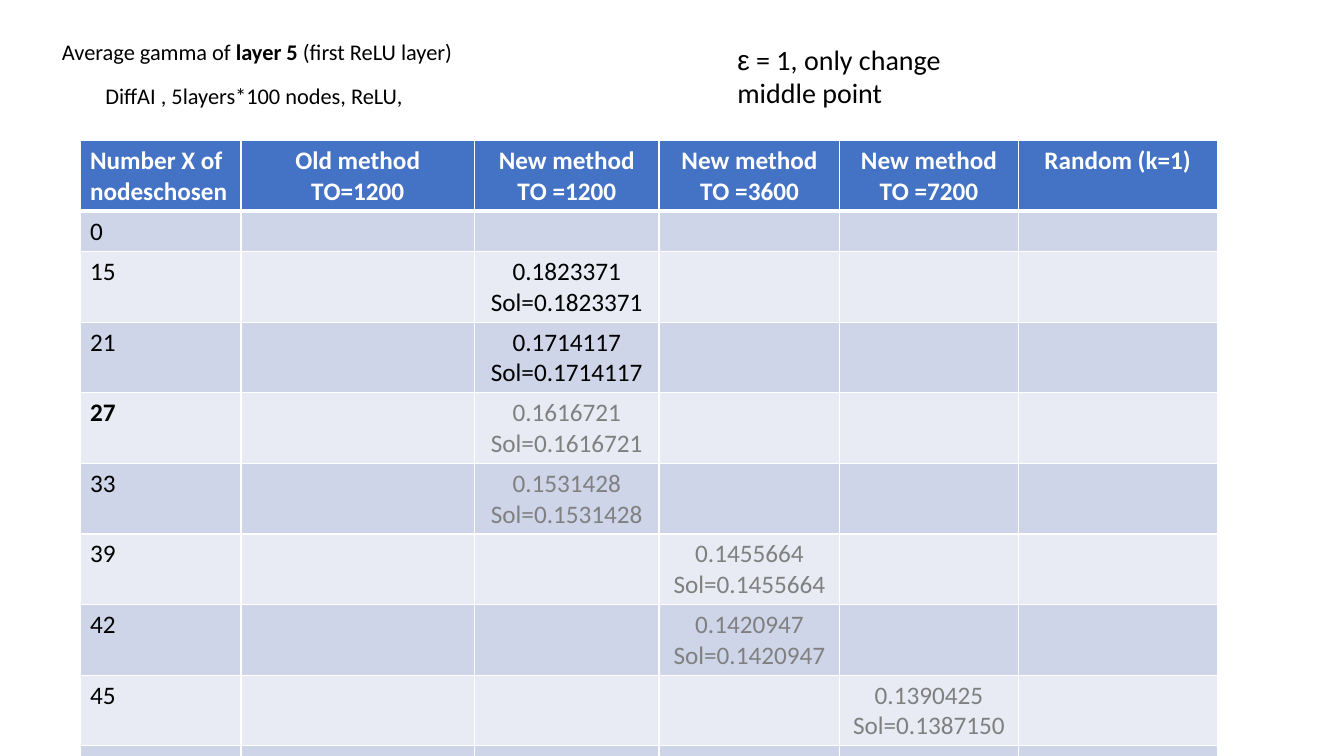
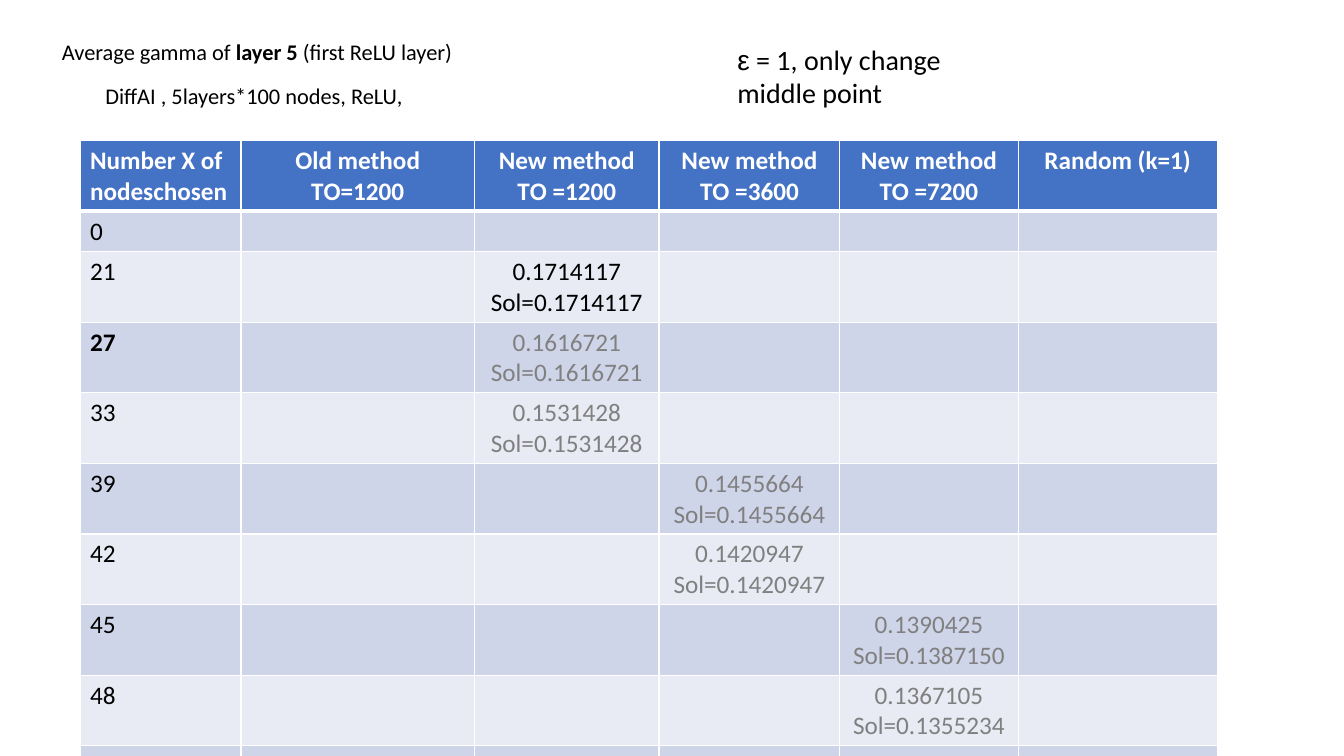
Before and after one commit to blaisegenest/vericompensate, a slide deck: slide 21 of lipschitz/Liptscitz.pptx. Drawn at 1344x756 pixels with LibreOffice and Linux fonts; fonts in the diff are those of the drawing. Boxes give left, top, right and bottom in pixels: in the first picture for what was removed or moved away, otherwise in the second. Text is boxed around its words. In the diff, an @@ line names an element or a change of style, - is before the commit and + after.

Commit message:
update table

```diff
--- a/lipschitz/Liptscitz.pptx
+++ b/lipschitz/Liptscitz.pptx
@@ table at [80, 140, 1218, 756] @@
-row 3: 15 |  | 0.1823371 / Sol=0.1823371 |  |  | 
+row 10: 51 |  |  |  | 0.1349531 / Sol=0.1326257 | 
```
